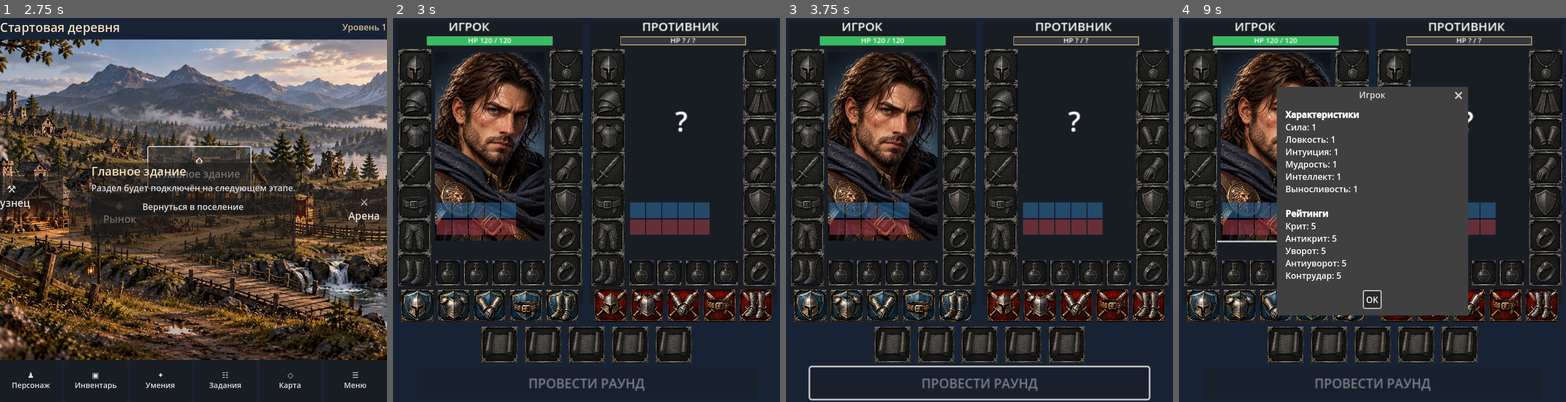
Above: before the commit, frames 1-4 (left to right).
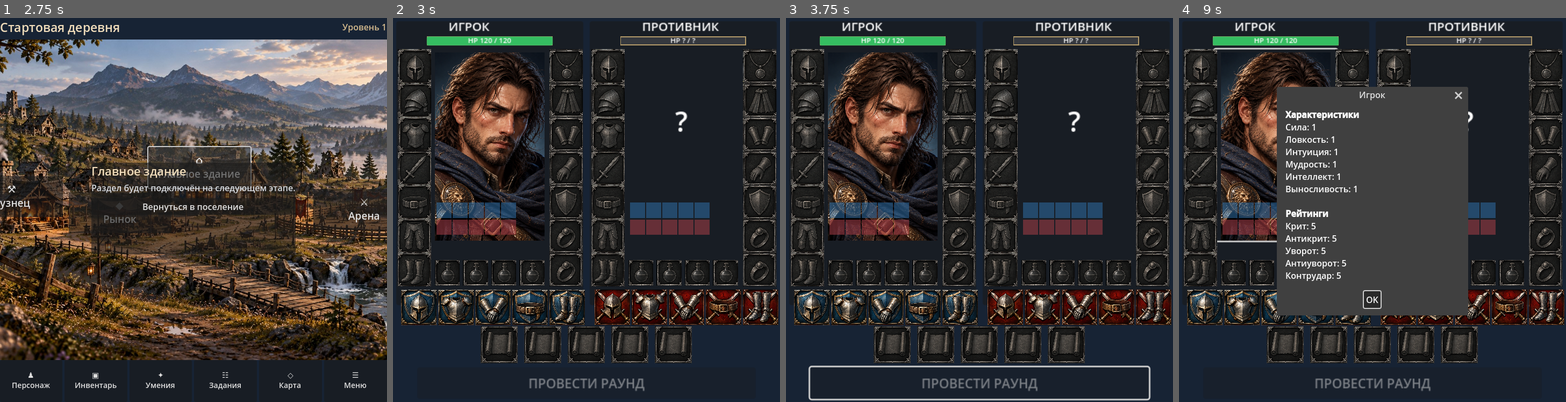
Above: after the commit, the same moments.

Repository: Archoniou1987/Battle-of-Artheon
Game: Godot game, scene res://scenes/main/main.tscn
The game is run twice, just before and just after one commit, with the same random seed, the same clock (stepped at 60 frames per second) and the same inputs.
Inputs (mouse positions are in pixels of both pictures, inside the frame that each line leads up to):
- Up to frame 1 (2.75 s): click "⚒ Кузнец" at 0.5 s; click "◆ Рынок" at 1.25 s; click "⌂ Главное здание" at 2 s
- Up to frame 2 (3 s): click "⚔ Арена" at 2.75 s
- Up to frame 3 (3.75 s): click "♟ Персонаж" at 3.5 s
- Up to frame 4 (9 s): click "▣ Инвентарь" at 4.25 s; click "✦ Умения" at 5 s; click "☷ Задания" at 5.75 s; click "◇ Карта" at 6.5 s; click "☰ Меню" at 7.25 s; click "Вернуться в поселение" at 8 s; click (1275, 144) at 8.77 s

Frame 1 is identical in both runs. In frame 2, 6.5% of the frame differs, in the area x 2-100%, y 70-80%; in frame 3, 6.5%; in frame 4, 4.3%.

Commit message:
Restore combat zone button size and trim bottom atlas artifact

Diff:
--- a/ui/arena/arena_screen.gd
+++ b/ui/arena/arena_screen.gd
@@ -26,14 +26,18 @@
 	# Inset each region to prevent bilinear sampling from adjacent red/blue cells.
 	var cell_width := float(zone_atlas.get_width()) / 5.0
 	var cell_height := float(zone_atlas.get_height()) / 2.0
-	var inset := 3.0
+	# Crop the actual art inside each cell: avoid neighboring colors and
+	# the black strip at the bottom of the supplied atlas.
+	var inset_x := 3.0
+	var inset_top := 3.0
+	var inset_bottom := 14.0 if not is_player else 3.0
 	var cropped := AtlasTexture.new()
 	cropped.atlas = zone_atlas
 	cropped.region = Rect2(
-		index * cell_width + inset,
-		(0 if is_player else 1) * cell_height + inset,
-		cell_width - inset * 2.0,
-		cell_height - inset * 2.0
+		index * cell_width + inset_x,
+		(0 if is_player else 1) * cell_height + inset_top,
+		cell_width - inset_x * 2.0,
+		cell_height - inset_top - inset_bottom
 	)
 	cropped.filter_clip = true
 	zone_textures[cell_key] = cropped
@@ -289,7 +293,7 @@
 	_update_elixir_slots()
 	var zone_row := HBoxContainer.new()
 	zone_row.position = Vector2(6, 333)
-	zone_row.add_theme_constant_override("separation", 5)
+	zone_row.add_theme_constant_override("separation", 2)
 	inner.add_child(zone_row)
 	for index in range(ZONES.size()):
 		var zone: String = ZONES[index]
@@ -302,7 +306,7 @@
 			for state in ["normal", "hover", "pressed", "disabled", "hover_pressed"]:
 				button.add_theme_stylebox_override(state, zone_style)
 		button.tooltip_text = ZONE_NAMES[index]
-		button.custom_minimum_size = Vector2(40, 40)
+		button.custom_minimum_size = Vector2(44, 44)
 		button.toggle_mode = true
 		button.button_pressed = is_player and zone == "chest"
 		button.pressed.connect(_select_zone.bind(is_player, zone))
